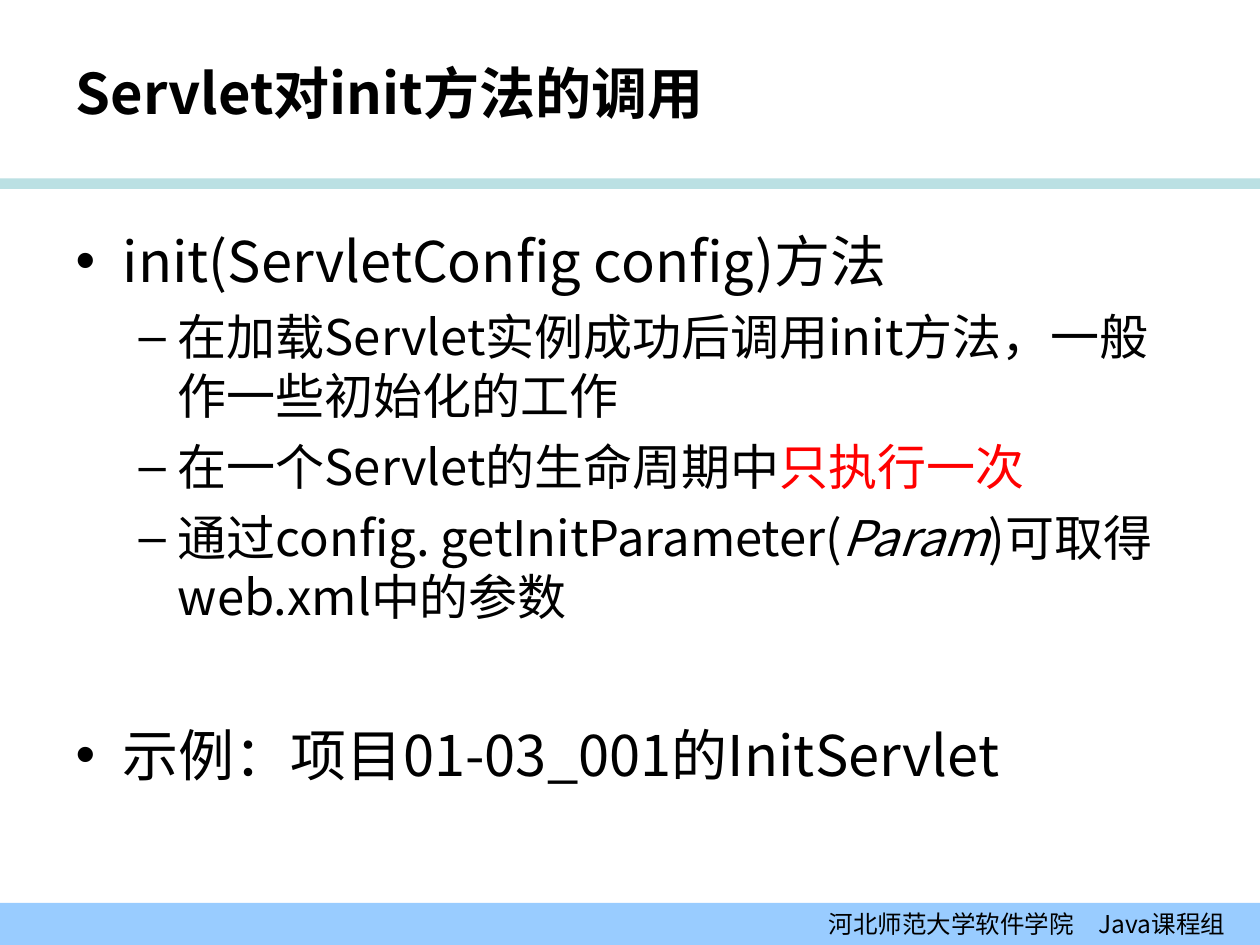
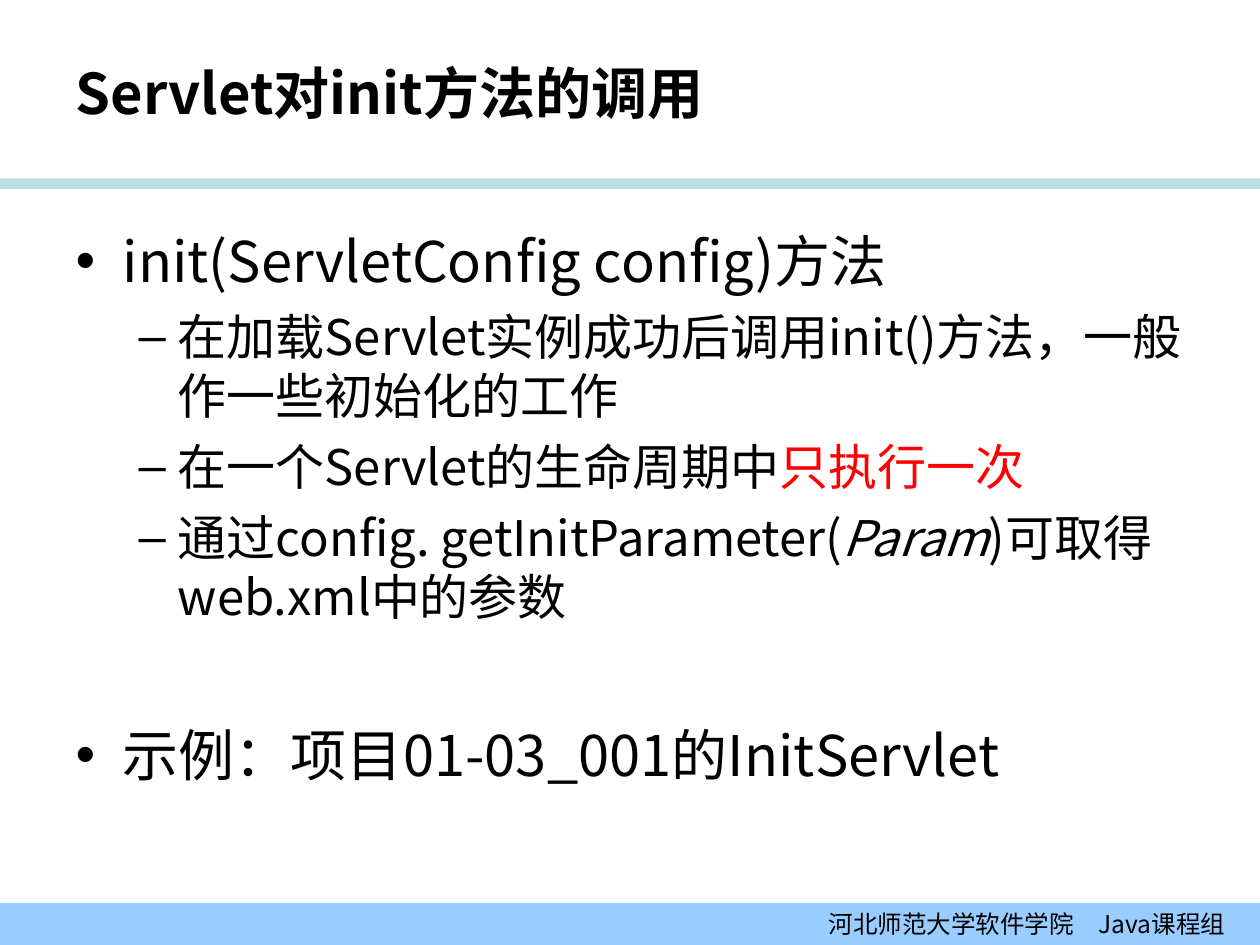
Before and after one commit to edu2act/course-JavaEE, a slide deck: slide 13 of 课程PPT/01-03_Servlet模型（二）.ppt (slide 15 before the commit). Drawn at 1260x945 pixels with LibreOffice and Linux fonts; fonts in the diff are those of the drawing; background and template pictures are left out. Boxes give left, top, right and bottom in pixels: in the first picture for what was removed or moved away, otherwise in the second. Text is boxed around its words. In the diff, an @@ line names an element or a change of style, - is before the commit and + after.

```diff
--- a/课程PPT/01-03_Servlet模型（二）.ppt
+++ b/课程PPT/01-03_Servlet模型（二）.ppt
@@ text at (x1=178, y1=313, x2=1181, y2=418): text changed @@
-  – 在加载Servlet实例成功后调用init方法，一般作一些初始化的工作
+  – 在加载Servlet实例成功后调用init()方法，一般作一些初始化的工作
```
Also in this commit, not shown: 2 other slides changed, 3 slides removed, 23 other files.
